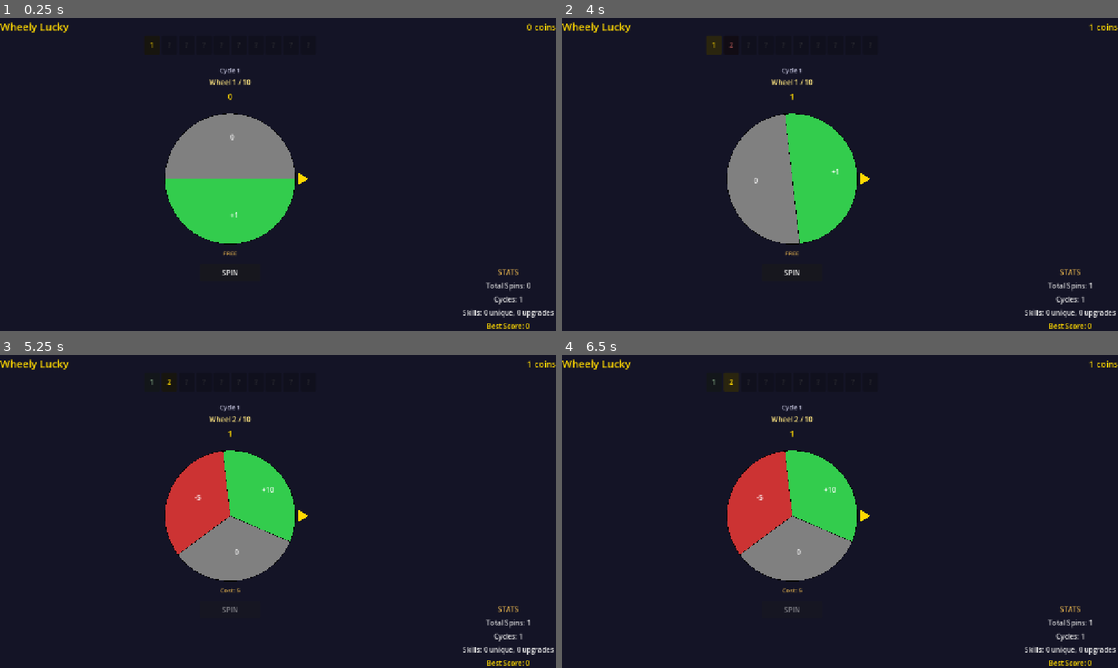
Above: before the commit, frames 1-4 (two rows, left to right).
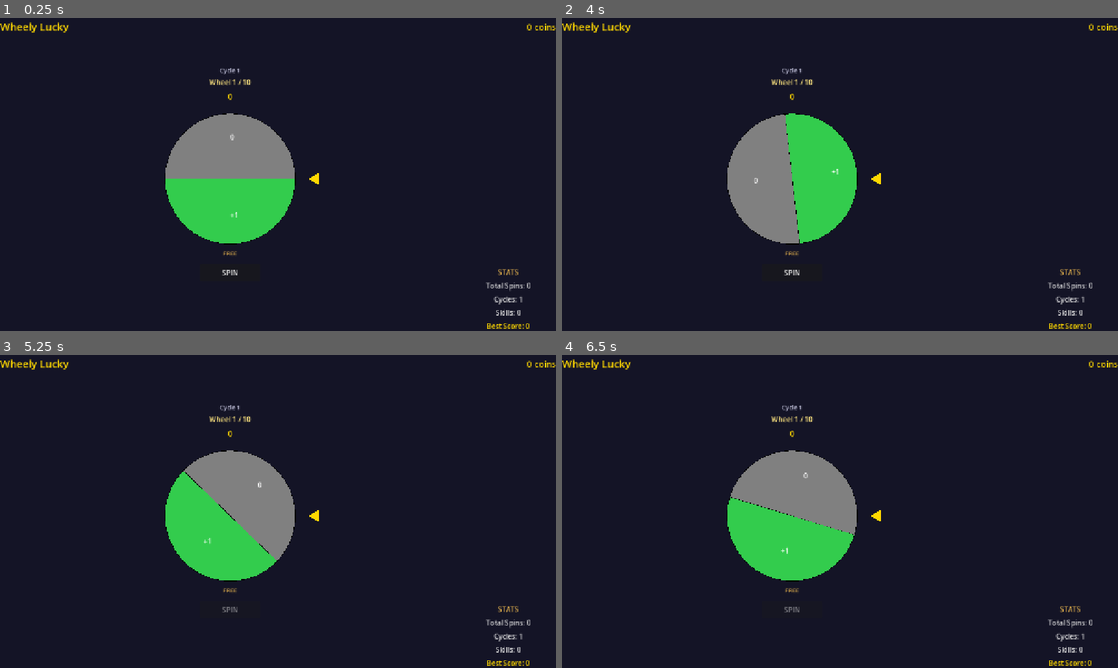
Above: after the commit, the same moments.

Repository: chelij/wheelylucky
Game: Godot game, scene res://scenes/main.tscn
The game is run twice, just before and just after one commit, with the same random seed, the same clock (stepped at 60 frames per second) and the same inputs.
Inputs (mouse positions are in pixels of both pictures, inside the frame that each line leads up to):
- Up to frame 1 (0.25 s): no input
- Up to frame 2 (4 s): click (712, 46) at 0.5 s, where only the run before the commit has a clickable "1"; click "SPIN" at 1.25 s; click (712, 46) at 2 s, where only the run before the commit has a clickable "1"; click (712, 46) at 2.75 s, where only the run before the commit has a clickable "1"
- Up to frame 3 (5.25 s): click (166, 383) at 4.25 s, where only the run before the commit has a clickable "2"; click (227, 608) at 5 s, where only the run after the commit has a clickable "SPIN"
- Up to frame 4 (6.5 s): click (728, 383) at 5.75 s, where only the run before the commit has a clickable "2"

The runs differ from the first frame. In frame 1, 0.3% of the frame differs, in the area x 27-100%, y 7-96%; in frame 2, 0.3%; in frame 3, 7.6%; in frame 4, 7.9%, in the area x 27-100%, y 1-96%.
Error before the commit: Invalid access to property or key 'theme_override_colors' on a base object of type 'Label'. (res://scripts/main.gd:83)
Error after the commit: Parse Error: Identifier "DynamicFont" not declared in the current scope. Did you mean to use "FontFile"? (res://scripts/main.gd:82)

Commit message:
Fix: floating text font override + mirror arrow polygon
- Replace theme_override_font_sizes/add_theme_font_size_override
  with DynamicFont + add_theme_font_override (Godot 4.6 compat)
- Use add_theme_color_override instead of theme_override_colors
- Mirror arrow polygon: base extends right, tip at origin pointing left
  into the wheel from the right side

Diff:
--- a/scenes/main.tscn
+++ b/scenes/main.tscn
@@ -72,7 +72,7 @@
 
 [node name="PointerArrow" type="Polygon2D" parent="Wheel"]
 position = Vector2(380, 280)
-polygon = PackedVector2Array(0, 0, -24, -14, -24, 14)
+polygon = PackedVector2Array(0, 0, 24, -14, 24, 14)
 color = Color(1, 0.85, 0, 1)
 
 [node name="CycleLabel" type="Label" parent="Wheel"]
--- a/scripts/main.gd
+++ b/scripts/main.gd
@@ -79,8 +79,10 @@
 	label.size = Vector2(100, 30)
 	label.horizontal_alignment = HORIZONTAL_ALIGNMENT_CENTER
 	label.vertical_alignment = VERTICAL_ALIGNMENT_CENTER
-	label.add_theme_font_size_override("font_size", 18)
-	label.theme_override_colors.font_color = color
+	var font = DynamicFont.new()
+	font.size = 18
+	label.add_theme_font_override("font", font)
+	label.add_theme_color_override("font_color", color)
 
 	if delta > 0:
 		label.text = "+" + str(delta)
